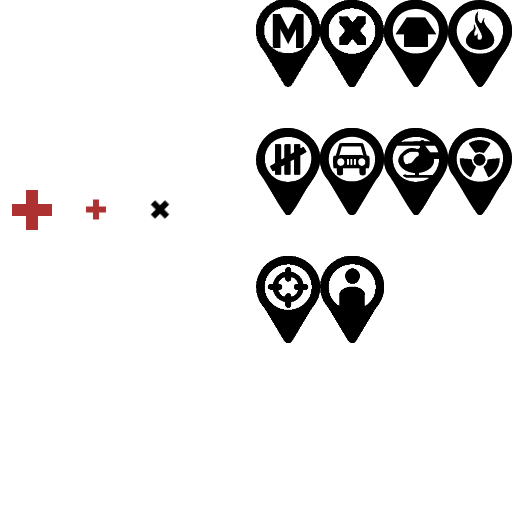
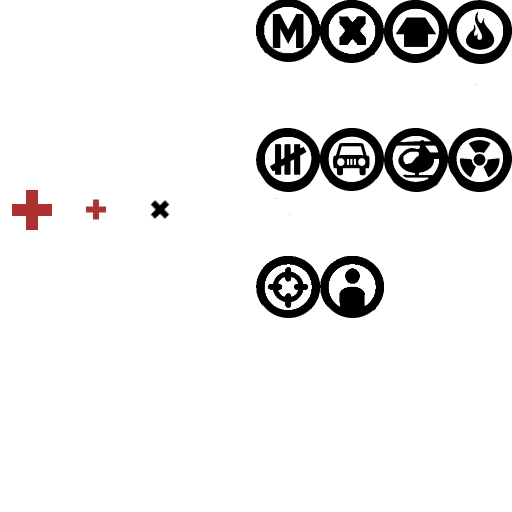
The second 512×512 image is a revision of the first. Changes to its layers:
removed layer "New_Patrol #1" from group "Outlines" over box(320, 256, 384, 343)
removed layer "New_Hunter #1" from group "Outlines" over box(256, 256, 320, 343)
removed layer "N_Heli #1" from group "Outlines" over box(384, 128, 448, 215)
removed layer "N_Car #1" from group "Outlines" over box(320, 128, 384, 215)
removed layer "N_Fence #1" from group "Outlines" over box(256, 128, 320, 215)
removed layer "New_M #1" from group "Outlines" over box(256, 0, 320, 87)
removed layer "New_X #1" from group "Outlines" over box(320, 0, 384, 87)
removed layer "N_House #1" from group "Outlines" over box(384, 0, 448, 87)
removed layer "N_radioactive #1" from group "Outlines" over box(448, 128, 512, 215)
removed layer "N_Fire #1" from group "Outlines" over box(448, 0, 512, 87)
removed layer "Background #1" (was 39%) from group "Outlines" over box(259, 2, 508, 315)
added layer "Rings" in group "Outlines" over box(256, 0, 512, 320)
painted on "New_Patrol #2" over box(320, 256, 384, 343)
painted on "New_Hunter #2" over box(256, 256, 320, 343)
painted on "N_Heli #2" over box(384, 128, 448, 215)
painted on "N_Car #2" over box(320, 128, 384, 215)
painted on "N_Fence #2" over box(256, 128, 320, 215)
painted on "New_M #2" over box(256, 0, 320, 87)
painted on "New_X #2" over box(320, 0, 384, 87)
painted on "N_House #2" over box(384, 0, 448, 87)
painted on "N_radioactive #2" over box(448, 128, 512, 215)
painted on "N_Fire #2" over box(448, 0, 512, 87)